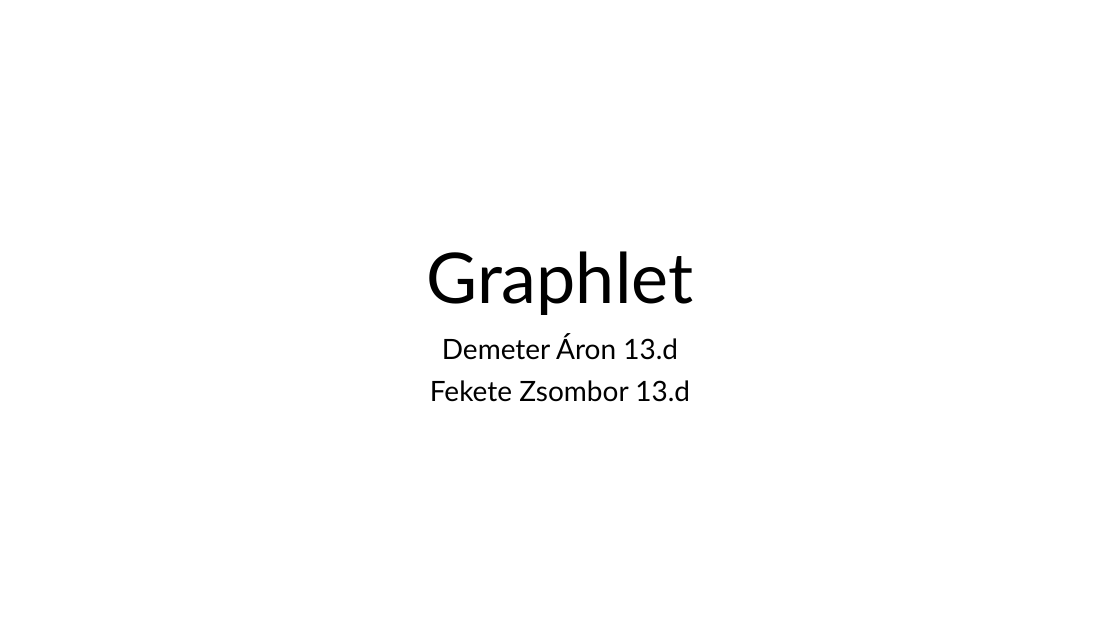
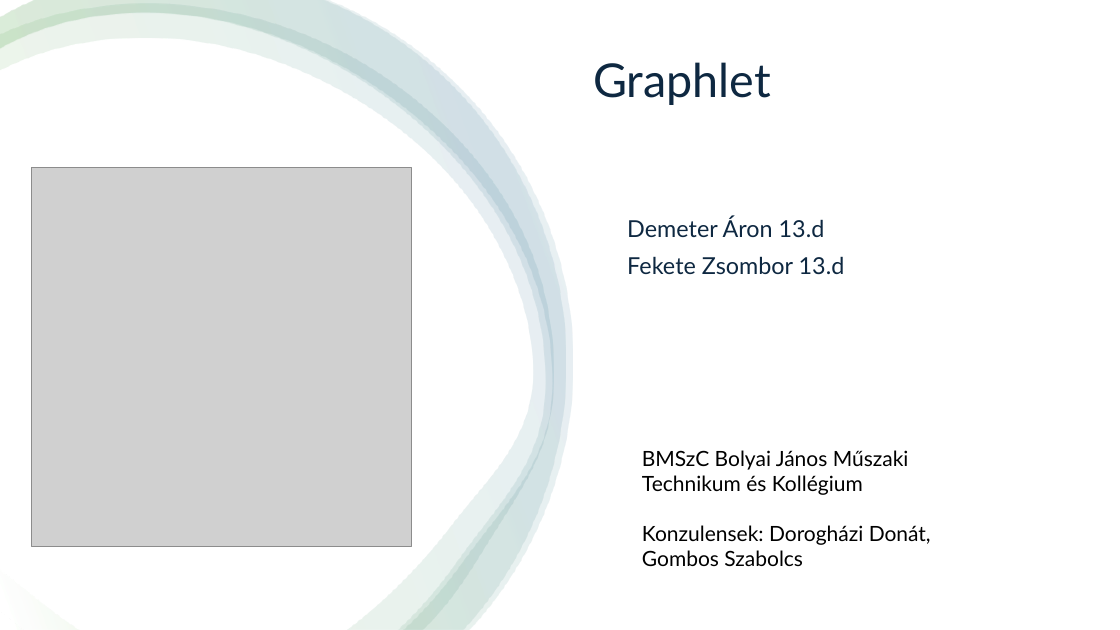
Before and after one commit to CoffeeLink/graphlet, a slide deck: slide 1 of Dokumentacio/Graphlet-pres.pptx. Drawn at 1120x630 pixels with LibreOffice and Linux fonts; fonts in the diff are those of the drawing; grey boxes stand for pictures. Boxes give left, top, right and bottom in pixels: in the first picture for what was removed or moved away, otherwise in the second. Text is boxed around its words. In the diff, an @@ line names an element or a change of style, - is before the commit and + after.

```diff
--- a/Dokumentacio/Graphlet-pres.pptx
+++ b/Dokumentacio/Graphlet-pres.pptx
@@ rectangle added at (0, 0, 1120, 630), fill #FFFFFF @@
@@ freeform shape added at (0, 3, 554, 630), fill gradient #FFFFFF to #4EA72E to #156082 @@
@@ freeform shape added at (0, 0, 566, 630), fill gradient #FFFFFF to #4EA72E to #156082 @@
@@ freeform shape added at (0, 0, 573, 629), fill gradient #FFFFFF to #4EA72E to #156082 @@
@@ title "Graphlet": place and size @@
-title "Graphlet" at (427, 251, 694, 315)
+title "Graphlet" at (593, 62, 771, 105)
@@ title "Graphlet" at (593, 62, 771, 105): size 60 to 40 pt, text colour #000000 to #0E2841; alignment centre to left; vertical alignment bottom to top @@
@@ picture added at (31, 168, 412, 547) @@
@@ subtitle "Demeter Áron 13.d": place and size @@
-subtitle "Demeter Áron 13.d" at (430, 335, 690, 402)
+subtitle "Demeter Áron 13.d" at (627, 216, 845, 275)
@@ subtitle "Demeter Áron 13.d" at (627, 216, 845, 275): size 24 to 20 pt, text colour #000000 to #0E2841; alignment centre to left; vertical alignment top to bottom @@
@@ text added at (642, 450, 931, 566), 18 pt, text #000000 @@
+BMSzC Bolyai János Műszaki Technikum és Kollégium
+Konzulensek: Dorogházi Donát, Gombos Szabolcs
```
Also in this commit, not shown: 9 slides added, 4 slides removed.
